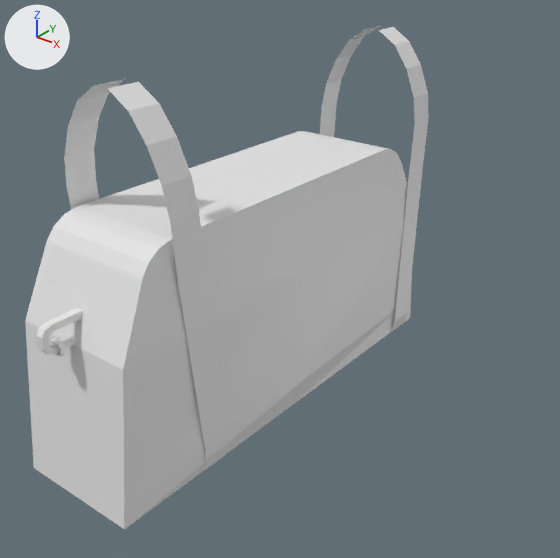
The Blender file UnityProjects/NeuroTFWRIntegrationUnity/Assets/Models/gym_bag_drone.blend: old version first, new version second.
Rendered twice from a camera (50 mm lens) standing at (6.02, -7.38, 5.11) and looking at (0.17, -0.06, 0.57). Lighting does not change. The marker at upper left points along +X, +Y and +Z.

Objects in the first picture: 'Bag', 'BagStrapHolder', 'BladeHolders', 'Cube.002'.
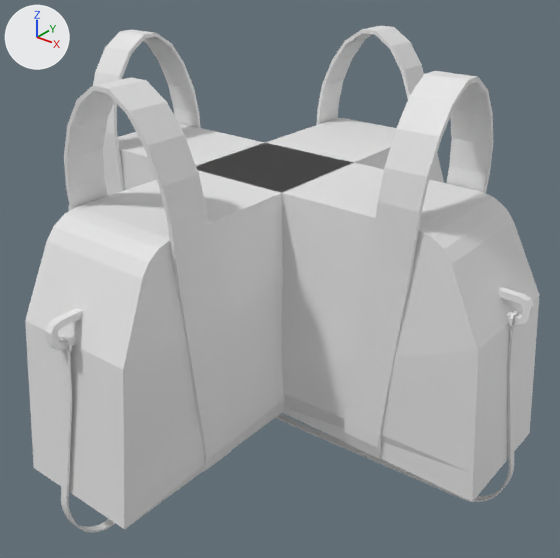
What differs and where, as boxes [x1, y1, x2, y2] in the pictures (560 x 558 px; the box of a moved part takes in the faces that stretch with it):
'Bag', reshaped (8% wider): before [25, 131, 412, 529]; after [25, 118, 444, 529]
'StrapWrap.001', added: after [68, 30, 539, 502]
    faces in mat_material_018 (its picture is missing): [68, 123, 539, 502]
'BladeHolders', reshaped, moved, modifiers changed, turned: before [64, 26, 429, 471]; after [64, 26, 424, 472]
'Strap', added: after [61, 351, 115, 533]
'BagStrapHolder', reshaped, moved, rescaled: before [36, 308, 83, 355]; after [45, 308, 83, 350]
'StrapWrap', now drawn: after [61, 348, 71, 354]
part 1 of me_cube, moved or reshaped: before [123, 149, 412, 529]; after [123, 147, 444, 529]
part 2 of me_cube, moved or reshaped: before [77, 131, 388, 239]; after [77, 118, 396, 239]
part 3 of me_plane, added: after [64, 26, 424, 472]
part 4 of me_plane, deleted: before [64, 26, 429, 471]

Patch to the scene script:
```diff
--- a/UnityProjects/NeuroTFWRIntegrationUnity/Assets/Models/gym_bag_drone.blend.py
+++ b/UnityProjects/NeuroTFWRIntegrationUnity/Assets/Models/gym_bag_drone.blend.py
@@ mat_material_018 @@
+mat_material_018 = principled_material('Material.018')
+mat_material_018.base_color = (0.8, 0.8, 0.8)  # white #e7e7e7
@@ me_cube @@
 me_cube.from_pydata(...)  # 34 vertices, 25 faces; spans x -0.9..0.9, y -3.5..2.5, z -0.9..2.1
 # used by ob_bag; location = (0.0, 0.0, 0.0)
+# me_cube part 1: all 6 vertices in x -0.9..0.9, y -0.5..-0.48, z -0.9..1.0 are moved by (0.0, 0.5, 0.0)
+# me_cube part 2: all 14 vertices in x -0.8..0.8, y 1.5..2.5, z -0.9..2.1 are moved by (0.0, 1.0, 0.0)
 me_cube.materials.append(mat_material)
@@ me_plane @@
 # used by ob_bladeholders; location = (1.0, -2.0, 0.0); rotation_euler = (0.0, 1.571, 0.0), in degrees (0, 90, 0)
-me_plane.from_pydata(...)  # 18 vertices, 8 faces; spans x -3.52..0.9, y -0.6..0.1, z -0.9..-0.14
+me_plane.from_pydata(...)  # 20 vertices, 9 faces; spans x -0.01..0.86, y -2.6..-1.81, z -0.9..3.52
+# me_plane part 3: 20 vertices added at x -0.01..0.86, y -2.6..-1.81, z -0.9..3.52
+# me_plane part 4: 18 vertices removed from x -3.52..0.9, y -0.6..0.1, z -0.9..-0.14
@@ me_cube_002 @@
 me_cube_002.from_pydata(...)  # 32 vertices, 30 faces; spans x -1.0..1.0, y -1.6..1.0, z -7.67..1.0
 # used by ob_bagstrapholder; location = (0.0, -3.3, 1.3); scale = (0.048, 0.224, 0.0384)
+# me_cube_002 part 5: the whole mesh is scaled about its middle by (0.048, 0.202, 0.0384), then moved by (0.0, 0.38, 3.33)
@@ me_cube_072 @@
+me_cube_072.from_pydata(...)  # 672 vertices, 629 faces; spans x -3.56..3.56, y -0.9..0.9, z -1.92..3.52
+# faces by material slot: [604, 25]
+me_cube_072.materials.append(mat_material_018)  # its picture is missing
@@ me_cube_004 @@
+me_cube_004.from_pydata(...)  # 72 vertices, 70 faces; spans x -0.08..0.23, y -0.55..3.02, z -0.7..2.18
@@ ob_bladeholders @@
 ob_bladeholders = bpy.data.objects.new('BladeHolders', me_plane)
-ob_bladeholders.location = (1.0, -2.0, 0.0)
-ob_bladeholders.rotation_euler = (0.0, 1.571, 0.0)  # degrees (0, 90, 0)
+ob_bladeholders.location = (0.01, 0.0, 0.0)
 _m = ob_bladeholders.modifiers.new('Mirror', 'MIRROR')
 _m.use_axis = (True, True, False)
+_m.use_mirror_merge = False
 _m.bisect_threshold = 0.009
 _m.mirror_object = ob_bag
+_m = ob_bladeholders.modifiers.new('Solidify', 'SOLIDIFY')
+_m.thickness = 0.05
@@ ob_bagstrapholder @@
 ob_bagstrapholder = bpy.data.objects.new('BagStrapHolder', me_cube_002)
-ob_bagstrapholder.location = (0.0, -3.3, 1.3)
-ob_bagstrapholder.scale = (0.048, 0.224, 0.0384)
+ob_bagstrapholder.location = (0.0, -3.35, 1.17)
@@ ob_strapwrap_001 @@
+ob_strapwrap_001 = bpy.data.objects.new('StrapWrap.001', me_cube_072)
+ob_strapwrap_001.location = (0.0, 0.0, 0.0)
@@ ob_strap @@
+ob_strap = bpy.data.objects.new('Strap', me_cube_004)
+ob_strap.location = (-0.17, -3.02, -1.22)
+_m = ob_strap.modifiers.new('Mirror', 'MIRROR')
+_m.use_axis = (False, True, False)
+_m.mirror_object = ob_bag
```
